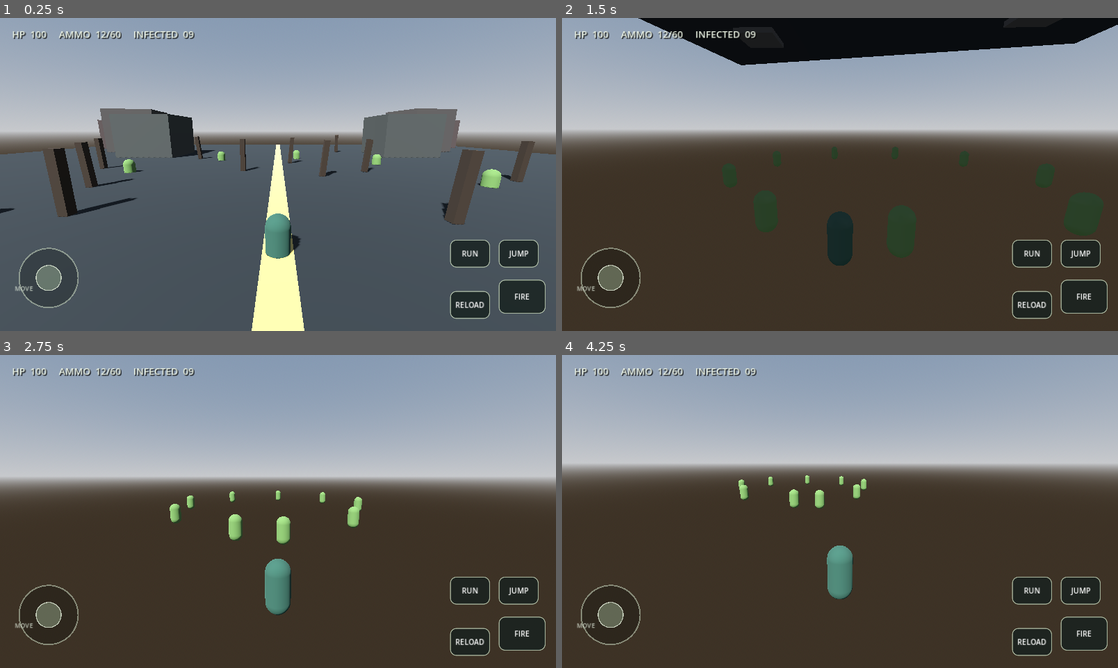
Above: before the commit, frames 1-4 (two rows, left to right).
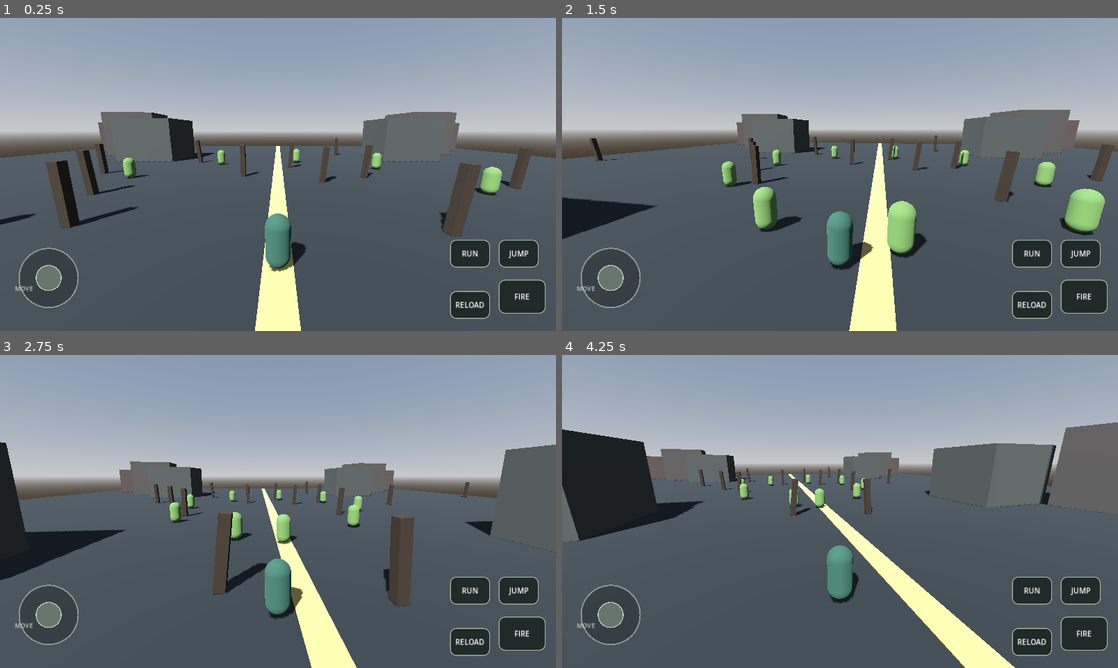
Above: after the commit, the same moments.

Repository: aljunatis40-alt/zombie-world-survivor
Game: Godot game, scene res://scenes/main.tscn
The game is run twice, just before and just after one commit, with the same random seed, the same clock (stepped at 60 frames per second) and the same inputs.
Inputs (mouse positions are in pixels of both pictures, inside the frame that each line leads up to):
- Up to frame 1 (0.25 s): no input
- Up to frame 2 (1.5 s): move the mouse to (867, 174) at 0.52 s; hold Shift (sprint) 0.53-1.28 s; hold W (move_forward) from 0.53 s (still down); move the mouse to (812, 174) at 1.27 s; tap Shift (sprint) at 1.35 s
- Up to frame 3 (2.75 s): keep holding W (move_forward); move the mouse to (289, 505) at 2.02 s; hold Shift (sprint) from 2.03 s (still down)
- Up to frame 4 (4.25 s): keep holding W (move_forward); move the mouse to (834, 517) at 2.77 s; release Shift (sprint) at 2.78 s; tap Shift (sprint) at 2.85 s; move the mouse to (878, 514) at 3.52 s; hold Shift (sprint) from 3.53 s (still down)

The runs differ from the first frame. In frame 1, 4.0% of the frame differs, in the area x 0-100%, y 4-100%; in frame 2, 66%, in the area x 0-100%, y 0-100%; in frame 3, 54%; in frame 4, 64%.
Error after the commit: Invalid call to function 'set_status' in base 'Control (hud.gd)'. Expected 4 arguments. (res://scripts/game.gd:47)

Commit message:
Add world collision and timed weapon reload

Diff:
--- a/scripts/game.gd
+++ b/scripts/game.gd
@@ -44,7 +44,7 @@
 
 func _process(_delta: float) -> void:
 	if is_instance_valid(hud) and is_instance_valid(player):
-		hud.set_status(int(player.get("health")), zombies.size(), magazine_ammo, reserve_ammo)
+		hud.set_status(int(player.get("health")), zombies.size(), magazine_ammo, reserve_ammo, is_reloading)
 
 func _on_jump_requested() -> void:
 	if is_instance_valid(player):
@@ -58,6 +58,9 @@
 	if is_reloading or magazine_ammo >= 12 or reserve_ammo <= 0:
 		return
 	is_reloading = true
+	await get_tree().create_timer(1.25).timeout
+	if not is_inside_tree():
+		return
 	var needed := 12 - magazine_ammo
 	var loaded := mini(needed, reserve_ammo)
 	magazine_ammo += loaded
@@ -65,7 +68,7 @@
 	is_reloading = false
 
 func _on_fire_requested() -> void:
-	if not is_instance_valid(player) or magazine_ammo <= 0:
+	if is_reloading or not is_instance_valid(player) or magazine_ammo <= 0:
 		return
 	magazine_ammo -= 1
 	var camera: Camera3D = player.get("camera")
@@ -120,6 +123,18 @@
 	material.albedo_color = color
 	material.roughness = 0.92
 	mesh.material_override = material
-	mesh.position = pos
-	world_root.add_child(mesh)
+	if label == "RoadMarking":
+		mesh.position = pos
+		world_root.add_child(mesh)
+	else:
+		var body := StaticBody3D.new()
+		body.name = label + "Collision"
+		body.position = pos
+		var collision := CollisionShape3D.new()
+		var collision_shape := BoxShape3D.new()
+		collision_shape.size = size
+		collision.shape = collision_shape
+		body.add_child(collision)
+		body.add_child(mesh)
+		world_root.add_child(body)
 	return mesh
